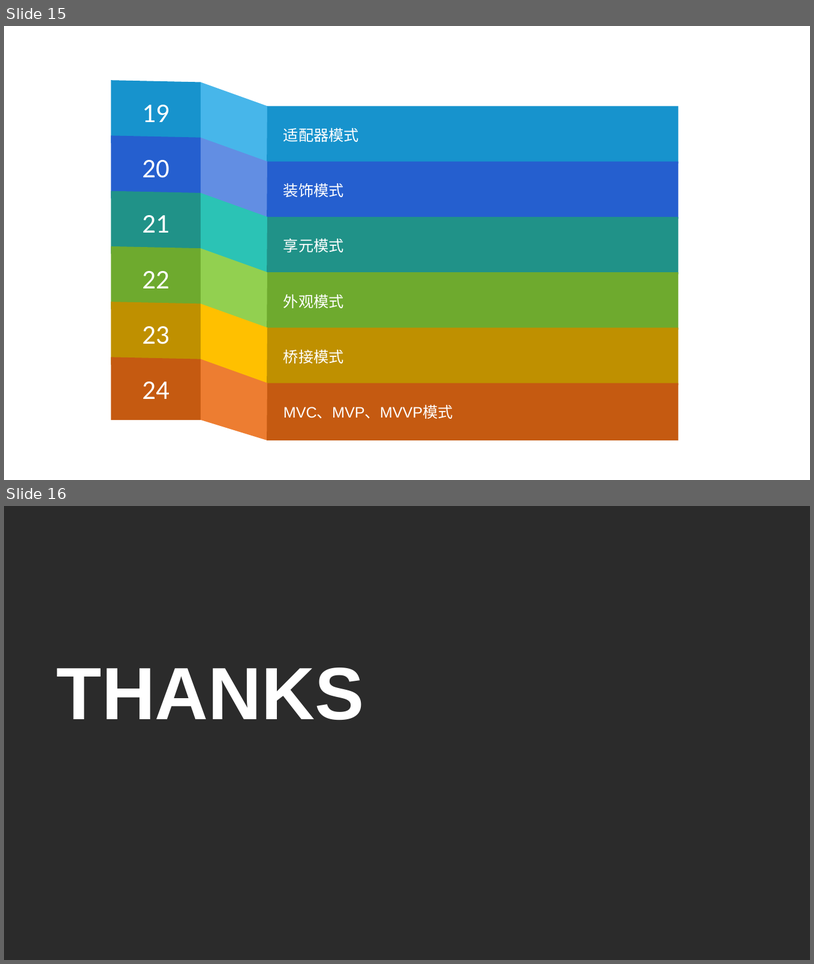
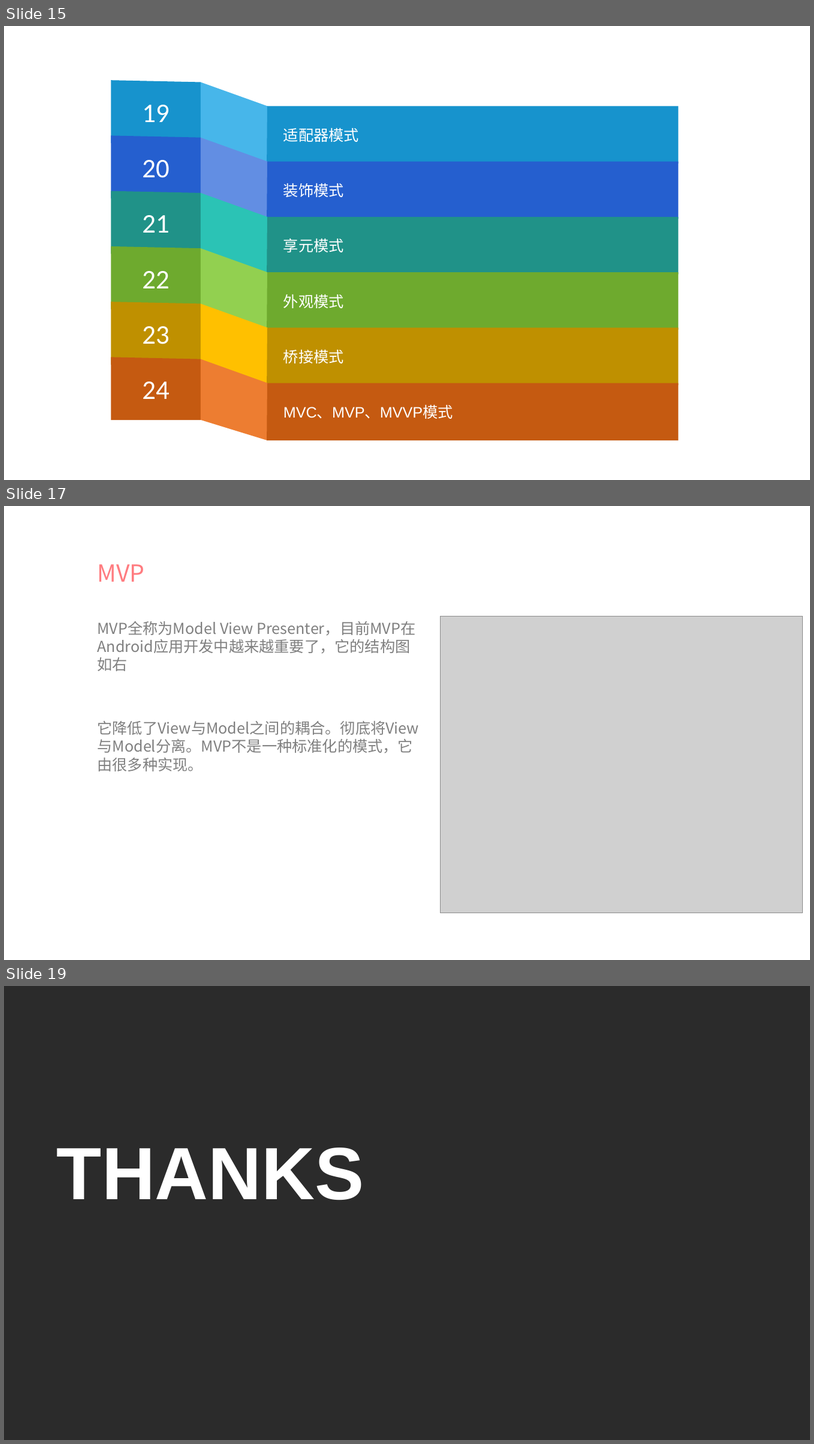
Before and after one commit to fengyulongGit/DesignPatteran, a slide deck: 从设计模式学习Android开发.pptx. Shown one above the other, each under a label of ours: slides 15 and 16 before the commit, slides 15, 17 and 19 after it; the slides between them are not shown. The pictures are 814x964 and 814x1444 pixels, drawn with LibreOffice and Linux fonts; fonts in the diff are those of the drawing; grey boxes stand for pictures; background and template pictures are left out; a plain dark background stands for a picture behind light text. Boxes give left, top, right and bottom in pixels: in the first picture for what was removed or moved away, otherwise in the second. Text is boxed around its words. In the diff, an @@ line names an element or a change of style, - is before the commit and + after.

```diff
--- a/从设计模式学习Android开发.pptx
+++ b/从设计模式学习Android开发.pptx
@@ slide 17 added at (4, 506, 810, 960), background #FFFFFF @@
@@ title added at (97, 564, 144, 582), 28 pt, text #FF7C80 @@
+MVP
@@ text added at (97, 621, 419, 771), 18 pt, text #808080 @@
+MVP全称为Model View Presenter，目前MVP在Android应用开发中越来越重要了，它的结构图如右
+它降低了View与Model之间的耦合。彻底将View与Model分离。MVP不是一种标准化的模式，它由很多种实现。
@@ picture added at (440, 616, 803, 913) @@
@@ what was slide 16 is now slide 19 @@
```
Also in this commit, not shown: 3 slides changed, 2 other slides added.
